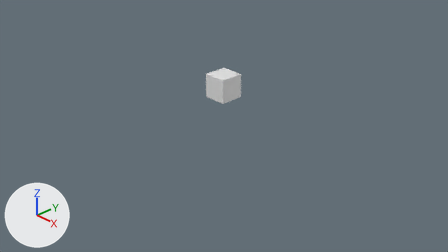
An edit to the Blender file section 2 blocking out.blend, drawn before and after from the same camera.
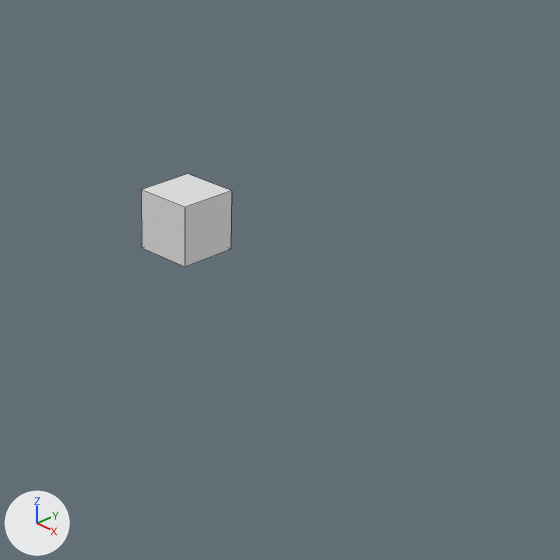
Each version appears first from the file's camera 'Camera', and next in a close-up on the part from 34% to 82% of the width and 0% to 87% of the height. Lighting does not change. The marker at lower left points along +X, +Y and +Z. The close-ups show mesh edges as thin lines.

The older version as bpy lines, for what is in view:
```python
me_cube = bpy.data.meshes.new('Cube')
me_cube.from_pydata(...)  # a box spanning x -1.0..1.0, y -1.0..1.0, z -1.0..1.0
me_cube.materials.append(mat_material)  # white #e7e7e7
ob_cube = bpy.data.objects.new('Cube', me_cube)
ob_cube.location = (0.0, 0.0, 0.727)
ob_cube.scale = (0.217, 0.217, 0.217)
```
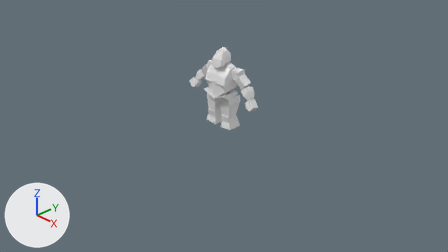
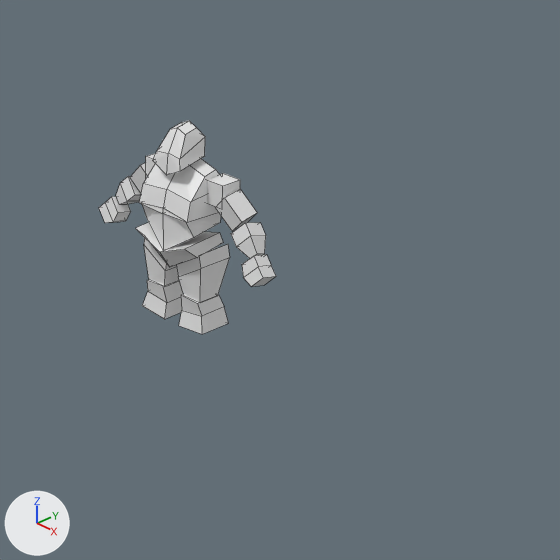
Commit message: 3_BO_BCC Blocking out the Shape

Changed parts and their boxes [x1, y1, x2, y2] in the close-ups (560 x 560 px):
'Cube', reshaped, rescaled, modifiers changed: before [141, 174, 232, 267]; after [142, 203, 221, 250]
'Cube.005', added: after [139, 159, 220, 223]
'Cube.007', added: after [144, 238, 230, 303]
'Cube.009', added: after [142, 279, 228, 334]
'Cube.006', added: after [153, 121, 205, 175]
'Cube.008', added: after [136, 222, 223, 267]
'Cube.003', added: after [116, 176, 266, 258]
'Cube.004', added: after [99, 196, 276, 286]
'Cube.002', added: after [130, 162, 257, 231]
'Cube.001', added: after [146, 153, 240, 207]

Diff of the bpy script that builds the scene:
```diff
--- a/section 2 blocking out.blend.py
+++ b/section 2 blocking out.blend.py
@@ me_cube @@
 # used by ob_cube; location = (0.0, 0.0, 0.727); scale = (0.217, 0.217, 0.217)
-me_cube.from_pydata(...)  # 8 vertices, 6 faces; spans x -1.0..1.0, y -1.0..1.0, z -1.0..1.0
+me_cube.from_pydata(...)  # 8 vertices, 5 faces; spans x 0.0..1.08, y -1.0..0.56, z -1.43..1.26
+# me_cube part 1
+# 7 vertices are removed from x -1.0..1.0, y -1.0..1.0, z -1.0..1.0
+# 6 faces are deleted
+# 7 vertices are added at x 0.0..1.08, y -1.0..0.56, z -1.43..1.26
+# 5 new faces join them
 me_cube.materials.append(mat_material)
@@ me_cube_008 @@
+me_cube_008.from_pydata([(1.14, 0.34, 0.91), (1.22, 0.43, 0.29), (1.14, -1.17, 0.7), (1.22, -0.71, -0.03), (0.0, 0.43, -0.88), (0.0, -1.17, -0.13), (0.0, -0.74, -1.33), (0.0, 0.56, 0.21)], [], [(4, 1, 3, 6), (1, 0, 2, 3), (4, 7, 0, 1), (3, 2, 5, 6), (0, 7, 5, 2)])
+me_cube_008.materials.append(mat_material)  # white #e7e7e7
@@ me_cube_006 @@
+me_cube_006.from_pydata([(0.71, 0.24, 3.18), (1.29, 0.39, -0.11), (0.71, -0.78, 2.78), (1.29, -1.74, -0.97), (0.0, 0.39, -1.26), (0.0, -0.78, 3.31), (0.0, -1.74, -2.12), (0.0, 0.24, 3.71), (1.07, 0.67, 2.04), (1.07, -1.57, 0.3), (0.0, 0.67, 2.27), (0.0, -1.57, 0.53)], [], [(4, 1, 3, 6), (8, 0, 2, 9), (10, 7, 0, 8), (9, 2, 5, 11), (0, 7, 5, 2), (3, 9, 11, 6), (4, 10, 8, 1), (1, 8, 9, 3)])
+me_cube_006.materials.append(mat_material)  # white #e7e7e7
@@ me_cube_005 @@
+me_cube_005.from_pydata([(1.06, 0.24, 1.43), (1.11, 0.54, -1.2), (1.06, -0.22, 1.24), (1.11, -1.0, -1.09), (0.0, 0.54, -1.26), (0.0, -0.22, 1.77), (0.0, -1.0, -1.15), (0.0, 0.24, 1.96), (1.08, 0.74, 0.37), (1.08, -0.83, 0.02), (0.0, 0.74, 0.6), (0.0, -0.83, 0.25)], [], [(4, 1, 3, 6), (8, 0, 2, 9), (10, 7, 0, 8), (9, 2, 5, 11), (0, 7, 5, 2), (3, 9, 11, 6), (4, 10, 8, 1), (1, 8, 9, 3)])
+me_cube_005.materials.append(mat_material)  # white #e7e7e7
@@ ob_cube @@
 ob_cube.location = (0.0, 0.0, 0.727)
-ob_cube.scale = (0.217, 0.217, 0.217)
+ob_cube.scale = (0.217, 0.217, 0.119)
+_m = ob_cube.modifiers.new('Mirror', 'MIRROR')
+_m.use_clip = True
@@ ob_cube_009 @@
+ob_cube_009 = bpy.data.objects.new('Cube.009', me_cube_009)  # 12 vertices, 10 faces; spans x -1.43..1.44, y -2.35..0.7, z -2.65..0.31; modifiers MIRROR
+ob_cube_009.location = (0.19, 0.054, 0.211)
+ob_cube_009.scale = (0.083, 0.083, 0.083)
@@ ob_cube_007 @@
+ob_cube_007 = bpy.data.objects.new('Cube.007', me_cube_007)  # 12 vertices, 10 faces; spans x -1.54..1.34, y -2.32..1.0, z -2.85..1.54; modifiers MIRROR
+ob_cube_007.location = (0.176, 0.054, 0.462)
+ob_cube_007.scale = (0.083, 0.083, 0.083)
@@ ob_cube_004 @@
+ob_cube_004 = bpy.data.objects.new('Cube.004', me_cube_004)  # 12 vertices, 10 faces; spans x -1.0..1.0, y -1.0..1.0, z -1.54..1.0; modifiers MIRROR
+ob_cube_004.location = (0.722, -0.024, 0.593)
+ob_cube_004.rotation_euler = (-0.316, 0.751, -0.219)  # degrees (-18, 43, -13)
+ob_cube_004.scale = (0.0816, 0.0622, 0.0622)
@@ ob_cube_003 @@
+ob_cube_003 = bpy.data.objects.new('Cube.003', me_cube_003)  # 12 vertices, 10 faces; spans x -1.0..1.17, y -1.0..1.0, z -1.0..1.0; modifiers MIRROR
+ob_cube_003.location = (0.596, 0.024, 0.749)
+ob_cube_003.rotation_euler = (-0.369, 0.742, -0.256)  # degrees (-21, 43, -15)
+ob_cube_003.scale = (0.0978, 0.0745, 0.0745)
@@ ob_cube_002 @@
+ob_cube_002 = bpy.data.objects.new('Cube.002', me_cube_002)  # a box spanning x -1.0..1.0, y -1.0..1.0, z -1.0..1.0; modifiers MIRROR
+ob_cube_002.location = (0.433, 0.046, 0.914)
+ob_cube_002.rotation_euler = (0.237, 0.762, 0.165)  # degrees (14, 44, 9.5)
+ob_cube_002.scale = (0.0978, 0.0745, 0.0745)
@@ ob_cube_001 @@
+ob_cube_001 = bpy.data.objects.new('Cube.001', me_cube_002.copy())  # modifiers MIRROR
+ob_cube_001.location = (0.296, 0.054, 1.008)
+ob_cube_001.scale = (0.083, 0.083, 0.083)
@@ ob_cube_008 @@
+ob_cube_008 = bpy.data.objects.new('Cube.008', me_cube_008)  # modifiers MIRROR
+ob_cube_008.location = (0.005, 0.0, 0.579)
+ob_cube_008.scale = (0.217, 0.217, 0.119)
@@ ob_cube_006 @@
+ob_cube_006 = bpy.data.objects.new('Cube.006', me_cube_006)  # modifiers MIRROR
+ob_cube_006.location = (0.0, 0.0, 1.22)
+ob_cube_006.scale = (0.104, 0.104, 0.0572)
@@ ob_cube_005 @@
+ob_cube_005 = bpy.data.objects.new('Cube.005', me_cube_005)  # modifiers MIRROR
+ob_cube_005.location = (0.0, 0.0, 0.971)
+ob_cube_005.scale = (0.217, 0.217, 0.119)
```
